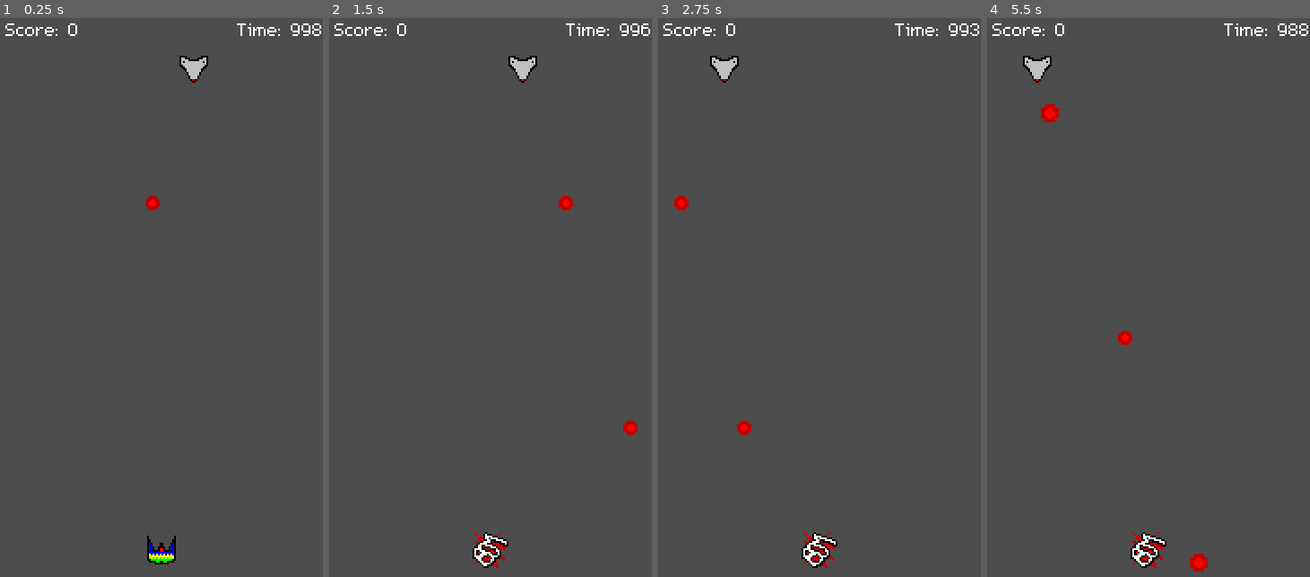
Above: before the commit, frames 1-4 (left to right).
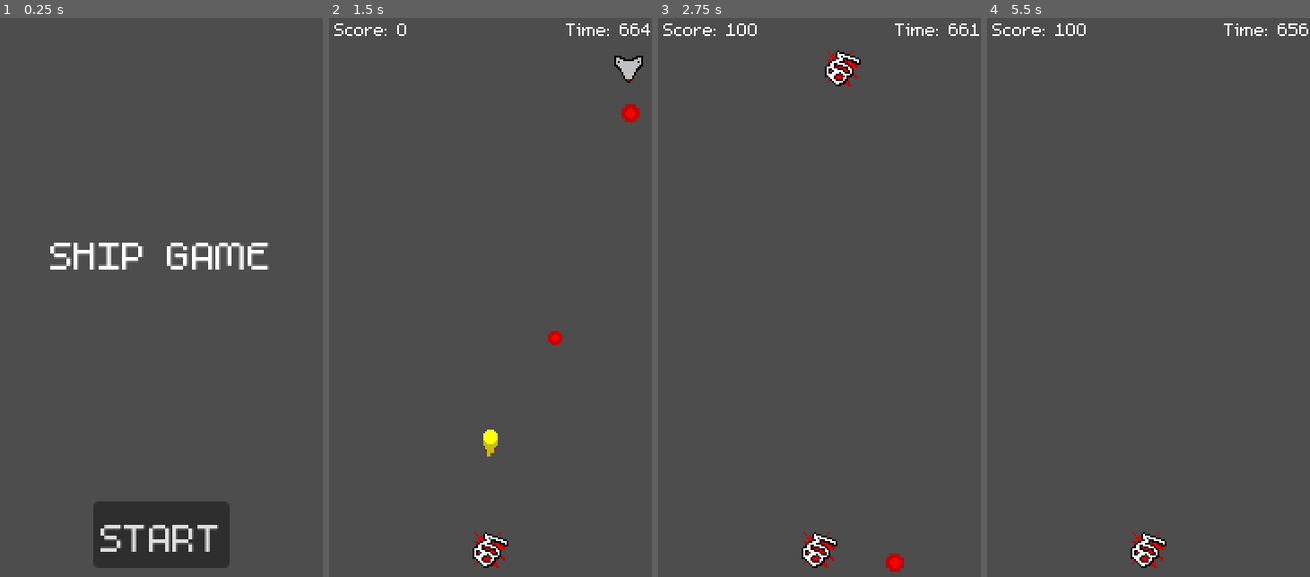
Above: after the commit, the same moments.

Repository: xXx-alexfink1996-xXx/studious-garbanzo
Game: Godot game, scene res://levels/start_screen.tscn
Two runs of this game, one before a commit and one after it. Both use one fixed random seed, a clock stepped at 60 frames per second and the inputs below. Before the commit the project starts from res://levels/main.tscn.
Inputs (mouse positions are in pixels of both pictures, inside the frame that each line leads up to):
- Up to frame 1 (0.25 s): no input
- Up to frame 2 (1.5 s): click (490, 532) at 0.5 s, where only the run after the commit has a clickable "START"; hold D (right) from 1.28 s (still down); hold Space (shoot) from 1.28 s (still down)
- Up to frame 3 (2.75 s): release D (right) at 2.03 s; release Space (shoot) at 2.03 s; hold A (left) from 2.03 s (still down); tap S (shield) at 2.1 s; tap Space (shoot) at 2.3 s
- Up to frame 4 (5.5 s): release A (left) at 2.78 s; hold Space (shoot) 2.78-3.53 s; hold D (right) 2.78-4.28 s; tap Space (shoot) at 3.6, 4.55, 5.1 s; hold S (shield) 4.28-5.03 s; hold A (left) from 4.28 s (still down)

The runs differ from the first frame. In frame 1, 7.1% of the frame differs, in the area x 1-100%, y 0-99%; in frame 2, 1.2%; in frame 3, 1.3%; in frame 4, 0.8%.

Commit message:
Added Main Menu.

Diff:
--- a/ship/entities/UI/ui.gd
+++ b/ship/entities/UI/ui.gd
@@ -9,7 +9,6 @@
 
 func _ready() -> void:
 	score = 0
-	time = 999
 
 
 func _process(delta: float) -> void:
@@ -21,3 +20,7 @@
 
 func score_update(points: int) -> void:
 	score += points
+
+
+func set_time_limit(time_limit: float) -> void:
+	time = time_limit
--- a/ship/levels/_level_class.gd
+++ b/ship/levels/_level_class.gd
@@ -2,12 +2,15 @@
 extends Node
 
 @export var ui: Control
+@export var time_limit: float
 
 
 func _ready() -> void:
 	var enemy = get_node("EnemyBasic")
 	enemy.enemy_died.connect(_update_score)
 
+	ui.set_time_limit(time_limit)
+
 
 func _update_score(points: int) -> void:
 	ui.score_update(points)
--- a/ship/levels/main.tscn
+++ b/ship/levels/main.tscn
@@ -14,6 +14,7 @@
 [node name="main" type="Node" node_paths=PackedStringArray("ui")]
 script = ExtResource("1_m1504")
 ui = NodePath("UI")
+time_limit = 666.0
 
 [node name="player" parent="." instance=ExtResource("1_2262g")]
 position = Vector2(82, 300)
--- /dev/null
+++ b/ship/levels/start_screen.gd
@@ -0,0 +1,16 @@
+extends Node
+
+@export var main: PackedScene
+
+
+func _input(event: InputEvent) -> void:
+	if Input.is_action_just_pressed("shoot"):
+		_go_to_main()
+
+
+func _on_button_pressed() -> void:
+	_go_to_main()
+
+
+func _go_to_main() -> void:
+	get_tree().change_scene_to_packed(main)
--- /dev/null
+++ b/ship/levels/start_screen.tscn
@@ -0,0 +1,47 @@
+[gd_scene load_steps=5 format=3 uid="uid://ca1uubg85f0o7"]
+
+[ext_resource type="FontFile" uid="uid://cpii7egkmdvan" path="res://src/fonts/m5x7.ttf" id="1_ae6xm"]
+[ext_resource type="Script" uid="uid://g4f6krv1jo4e" path="res://levels/start_screen.gd" id="1_ntpvs"]
+[ext_resource type="PackedScene" uid="uid://7ctd7tgiod3q" path="res://levels/main.tscn" id="2_qeg8x"]
+
+[sub_resource type="Theme" id="Theme_ntpvs"]
+default_font = ExtResource("1_ae6xm")
+default_font_size = 36
+
+[node name="StartScreen" type="Node"]
+script = ExtResource("1_ntpvs")
+main = ExtResource("2_qeg8x")
+
+[node name="Control" type="Control" parent="."]
+layout_mode = 3
+anchors_preset = 15
+anchor_right = 1.0
+anchor_bottom = 1.0
+grow_horizontal = 2
+grow_vertical = 2
+theme = SubResource("Theme_ntpvs")
+
+[node name="MarginContainer" type="MarginContainer" parent="Control"]
+layout_mode = 1
+anchors_preset = 15
+anchor_right = 1.0
+anchor_bottom = 1.0
+grow_horizontal = 2
+grow_vertical = 2
+theme_override_constants/margin_bottom = 10
+
+[node name="VBoxContainer" type="VBoxContainer" parent="Control/MarginContainer"]
+layout_mode = 2
+
+[node name="Label" type="Label" parent="Control/MarginContainer/VBoxContainer"]
+layout_mode = 2
+size_flags_vertical = 6
+text = "SHIP GAME"
+horizontal_alignment = 1
+
+[node name="Button" type="Button" parent="Control/MarginContainer/VBoxContainer"]
+layout_mode = 2
+size_flags_horizontal = 4
+text = "START"
+
+[connection signal="pressed" from="Control/MarginContainer/VBoxContainer/Button" to="." method="_on_button_pressed"]
--- a/ship/project.godot
+++ b/ship/project.godot
@@ -11,7 +11,7 @@
 [application]
 
 config/name="Ship"
-run/main_scene="uid://7ctd7tgiod3q"
+run/main_scene="uid://ca1uubg85f0o7"
 config/features=PackedStringArray("4.4", "GL Compatibility")
 config/icon="res://icon.svg"
 
Not shown, added: ship/levels/start_screen.gd.uid
